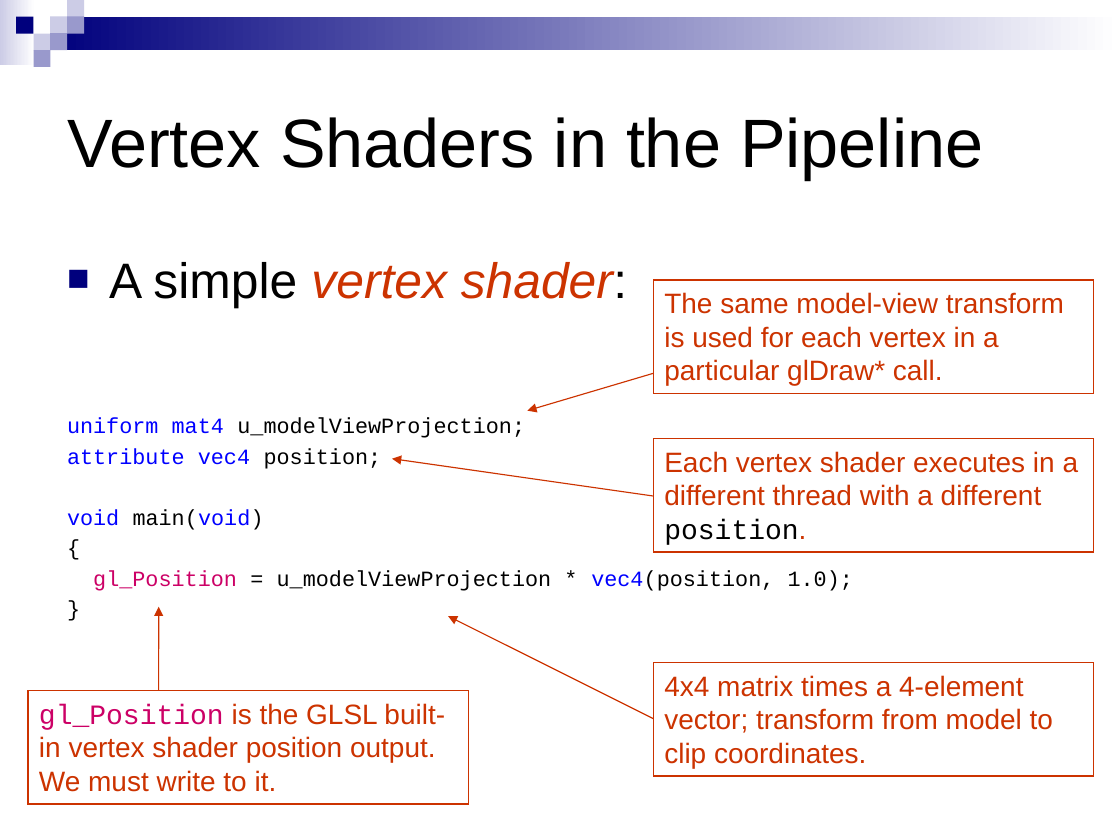
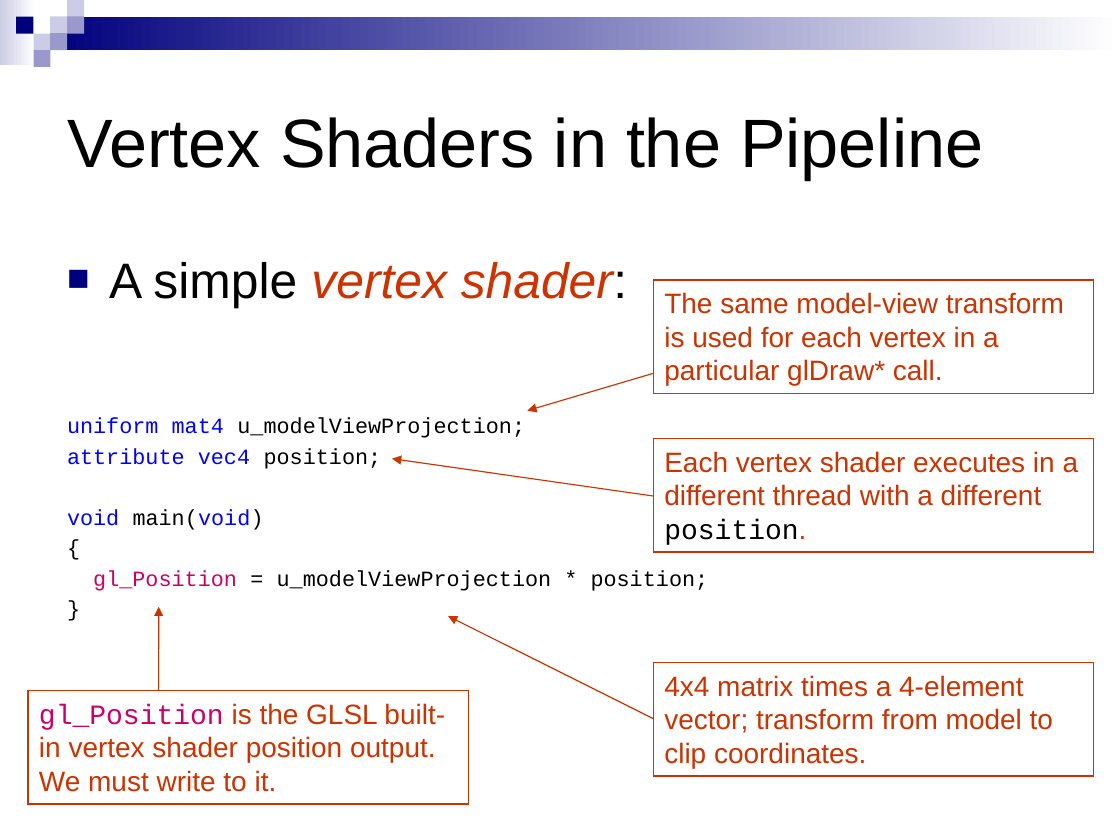
Before and after one commit to CIS565-Spring-2012/cis565-spring-2012.github.com, a slide deck: slide 19 of lectures/03-14-GLSL-Intro.pptx. Drawn at 1120x840 pixels with LibreOffice and Linux fonts; fonts in the diff are those of the drawing. Boxes give left, top, right and bottom in pixels: in the first picture for what was removed or moved away, otherwise in the second. Text is boxed around its words. In the diff, an @@ line names an element or a change of style, - is before the commit and + after.

```diff
--- a/lectures/03-14-GLSL-Intro.pptx
+++ b/lectures/03-14-GLSL-Intro.pptx
@@ text at (93,570,709,591): text changed @@
-gl_Position = u_modelViewProjection * vec4(position, 1.0);
+gl_Position = u_modelViewProjection * position;
```
Also in this commit, not shown: 6 other slides changed, 1 other file.
